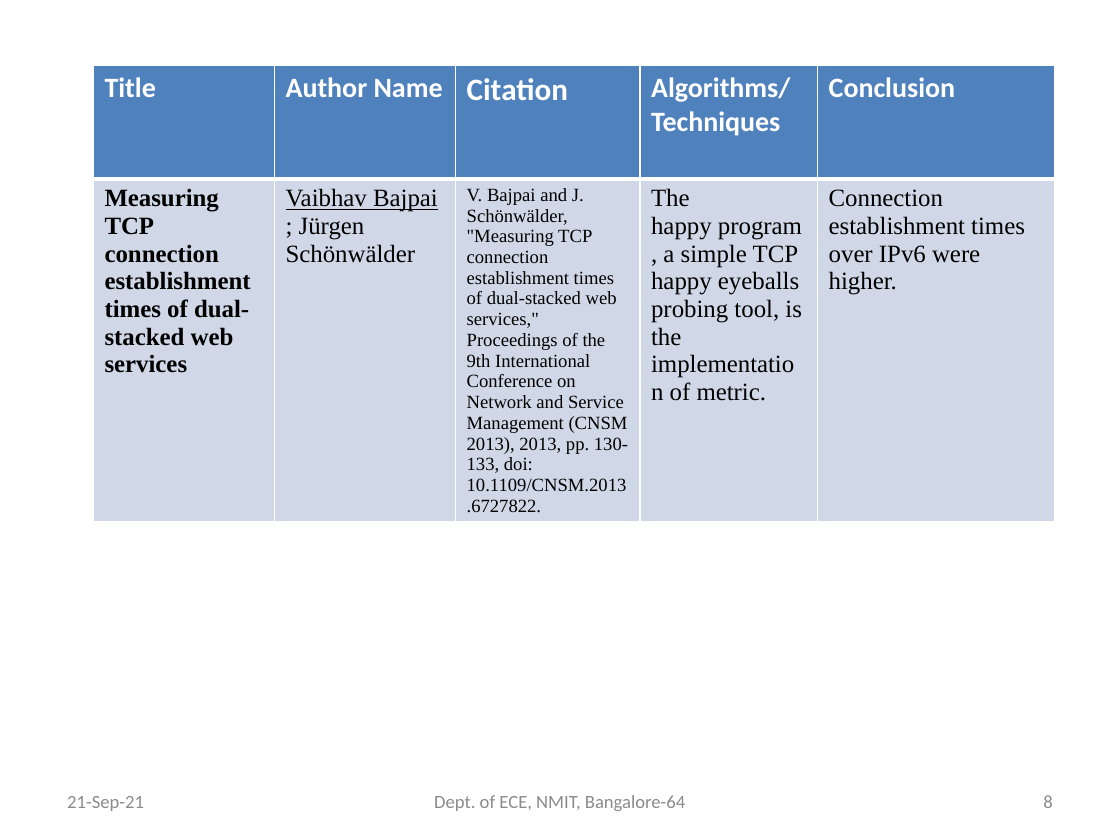
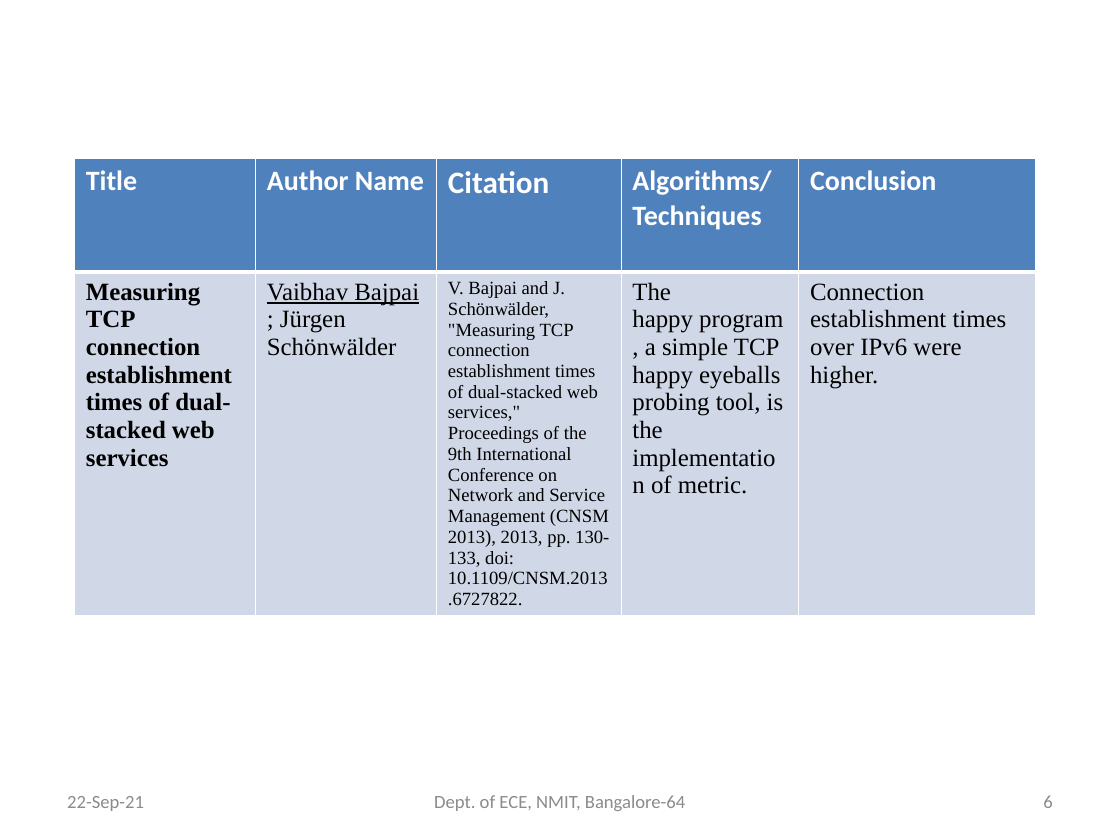
Before and after one commit to Shivakumarbharath/Dual-Stack-Host, a slide deck: slide 6 of Official Documents/Project Batch 16 phase1.pptx (slide 8 before the commit). Drawn at 1120x840 pixels with LibreOffice and Linux fonts; fonts in the diff are those of the drawing. Boxes give left, top, right and bottom in pixels: in the first picture for what was removed or moved away, otherwise in the second. Text is boxed around its words. In the diff, an @@ line names an element or a change of style, - is before the commit and + after.

```diff
--- a/Official Documents/Project Batch 16 phase1.pptx
+++ b/Official Documents/Project Batch 16 phase1.pptx
@@ table: place and size @@
-table at (93, 65, 1056, 547)
+table at (75, 159, 1038, 641)
@@ text at (67, 796, 144, 811): text changed @@
-21-Sep-21
+22-Sep-21
@@ page number at (1043, 795, 1052, 808): text changed @@
-8
+6
```
Also in this commit, not shown: 12 other slides changed, 2 slides removed.
